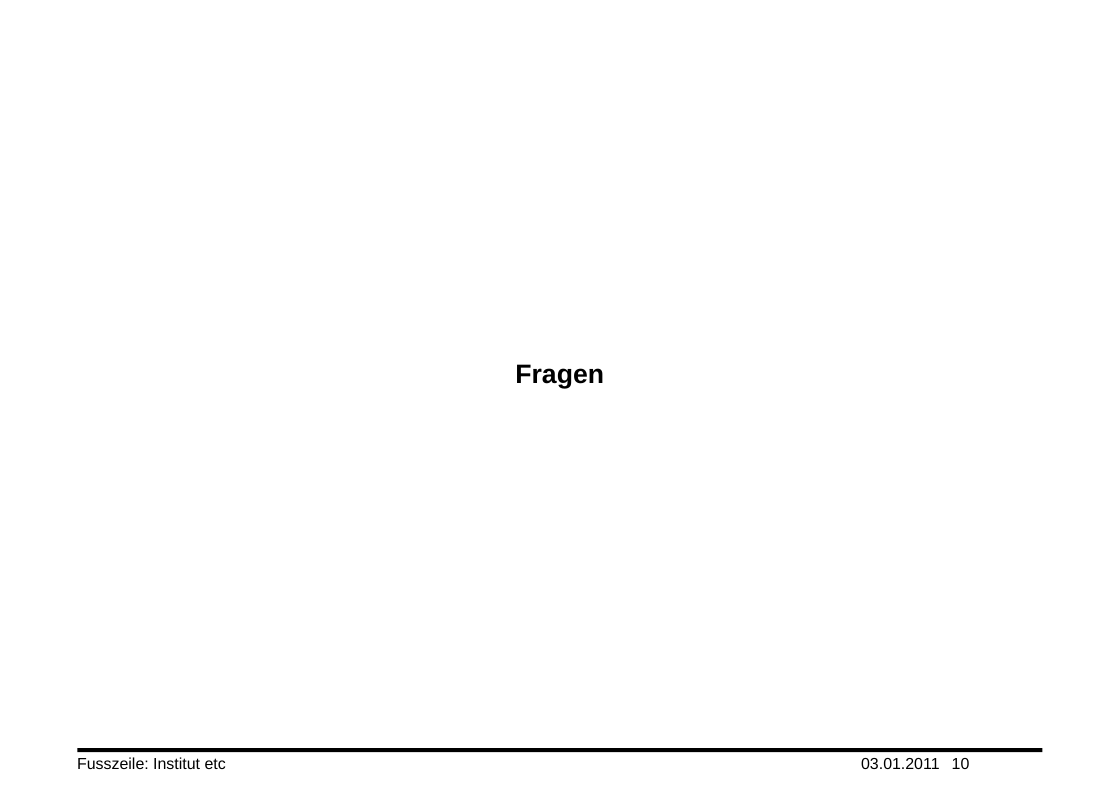
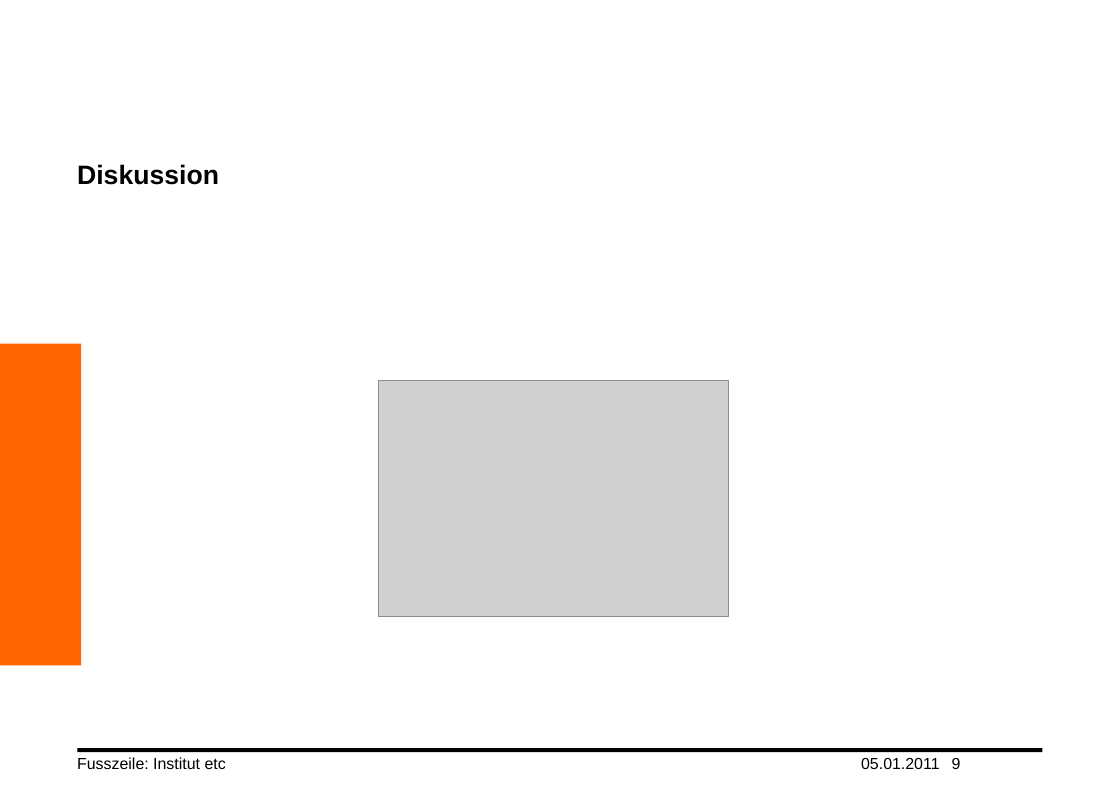
Before and after one commit to yuai/newtonscheaxiom, a slide deck: slide 9 of wiki/truong_xander.pptx (slide 10 before the commit). Drawn at 1120x792 pixels with LibreOffice and Linux fonts; fonts in the diff are those of the drawing; grey boxes stand for pictures; background and template pictures are left out. Boxes give left, top, right and bottom in pixels: in the first picture for what was removed or moved away, otherwise in the second. Text is boxed around its words. In the diff, an @@ line names an element or a change of style, - is before the commit and + after.

```diff
--- a/wiki/truong_xander.pptx
+++ b/wiki/truong_xander.pptx
@@ title added at (x1=77, y1=164, x2=219, y2=185), 20 pt, text #000000, bold @@
+Diskussion
@@ rectangle added at (x1=0, y1=344, x2=81, y2=666), fill #FF6600 @@
@@ picture added at (x1=379, y1=381, x2=729, y2=617) @@
@@ text removed at (x1=515, y1=364, x2=604, y2=388) @@
-Fragen
@@ text at (x1=861, y1=758, x2=940, y2=769): text changed @@
-03.01.2011
+05.01.2011
@@ page number at (x1=952, y1=758, x2=961, y2=769): text changed @@
-10
+9
```
Also in this commit, not shown: 9 other slides changed, 1 slide removed.
